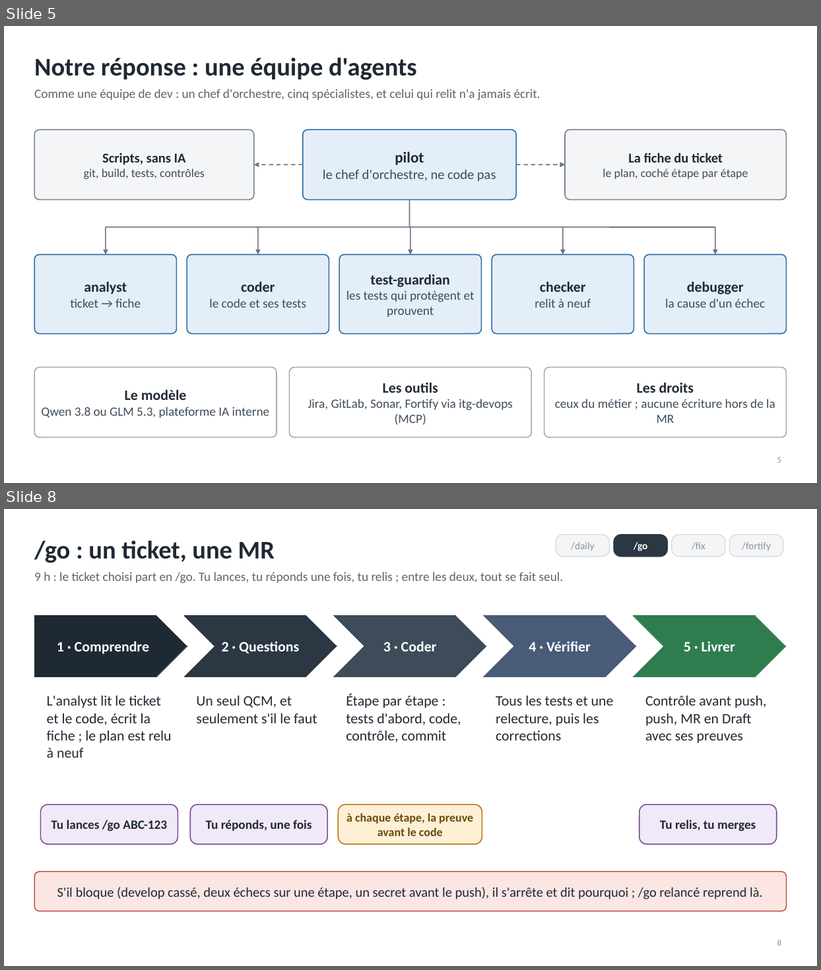
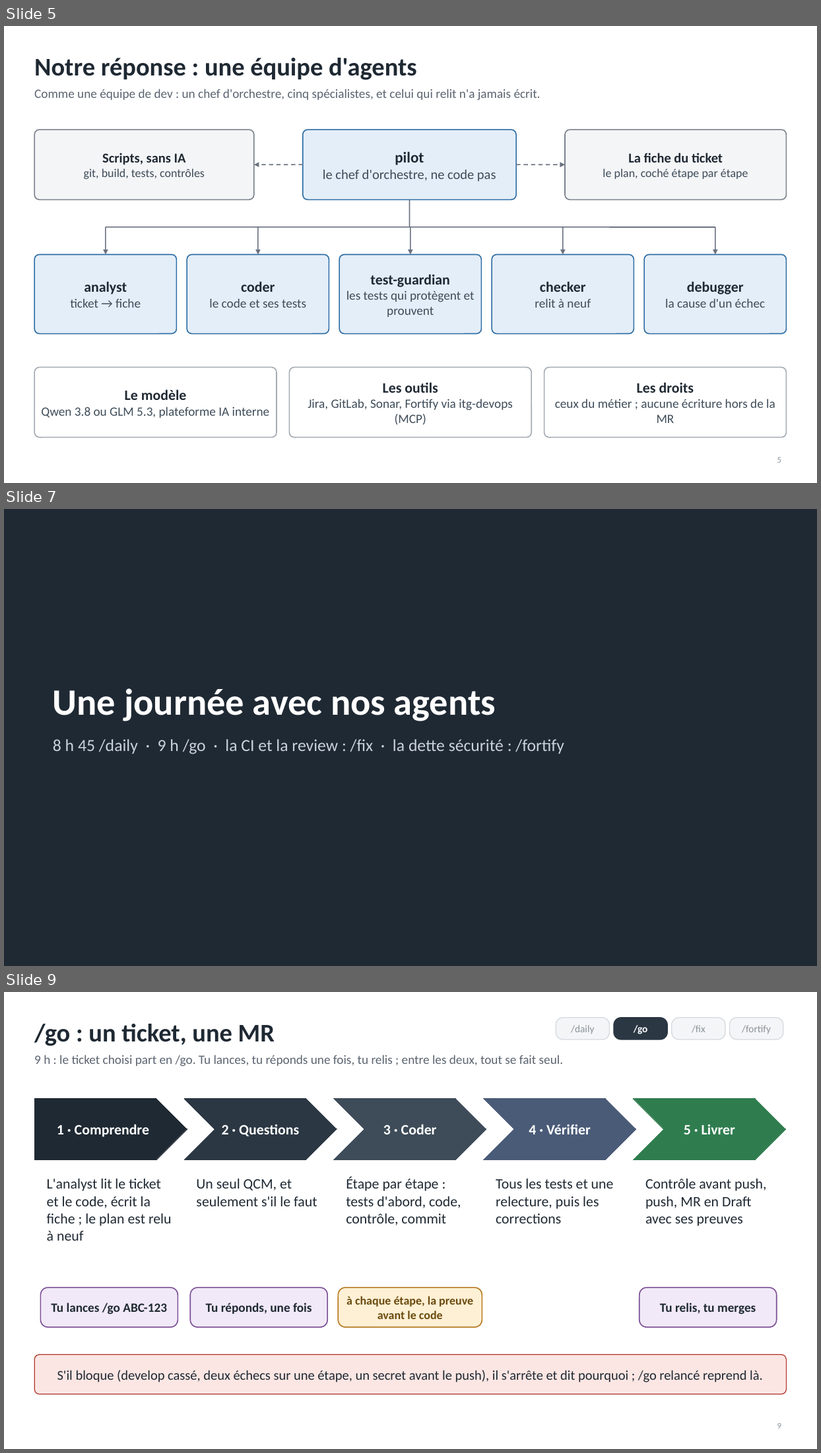
Before and after one commit to RabieDerouiche/OpenRDCode, a slide deck: opencode-v2/docs/presentation-tech-leads.pptx. Shown one above the other, each under a label of ours: slides 5 and 8 before the commit, slides 5, 7 and 9 after it; the slides between them are not shown. The pictures are 821x970 and 821x1453 pixels, drawn with LibreOffice and Linux fonts; fonts in the diff are those of the drawing. Boxes give left, top, right and bottom in pixels: in the first picture for what was removed or moved away, otherwise in the second. Text is boxed around its words. In the diff, an @@ line names an element or a change of style, - is before the commit and + after.

```diff
--- a/opencode-v2/docs/presentation-tech-leads.pptx
+++ b/opencode-v2/docs/presentation-tech-leads.pptx
@@ slide 7 added at box(4, 509, 817, 966), background #1F2933 @@
@@ title added at box(53, 689, 496, 722), 44 pt, text #FFFFFF, bold @@
+Une journée avec nos agents
@@ text added at box(53, 739, 564, 755), 20 pt, text #C9D2DC @@
+8 h 45 /daily · 9 h /go · la CI et la review : /fix · la dette sécurité : /fortify
@@ what was slide 8 is now slide 9 @@
```
Also in this commit, not shown: 6 slides changed, 4 other files.
